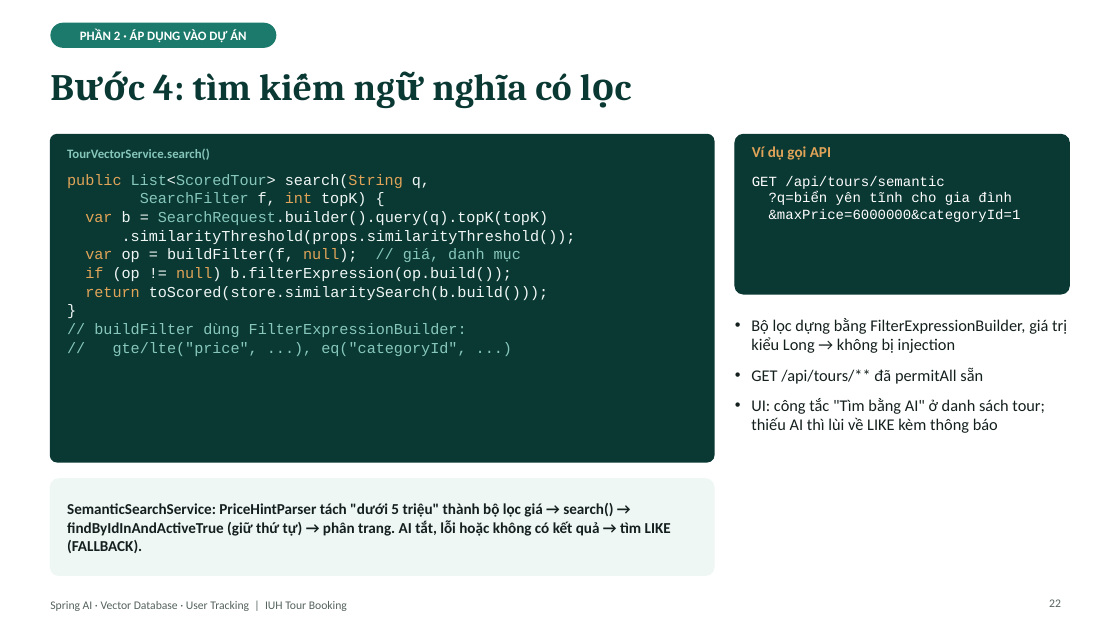
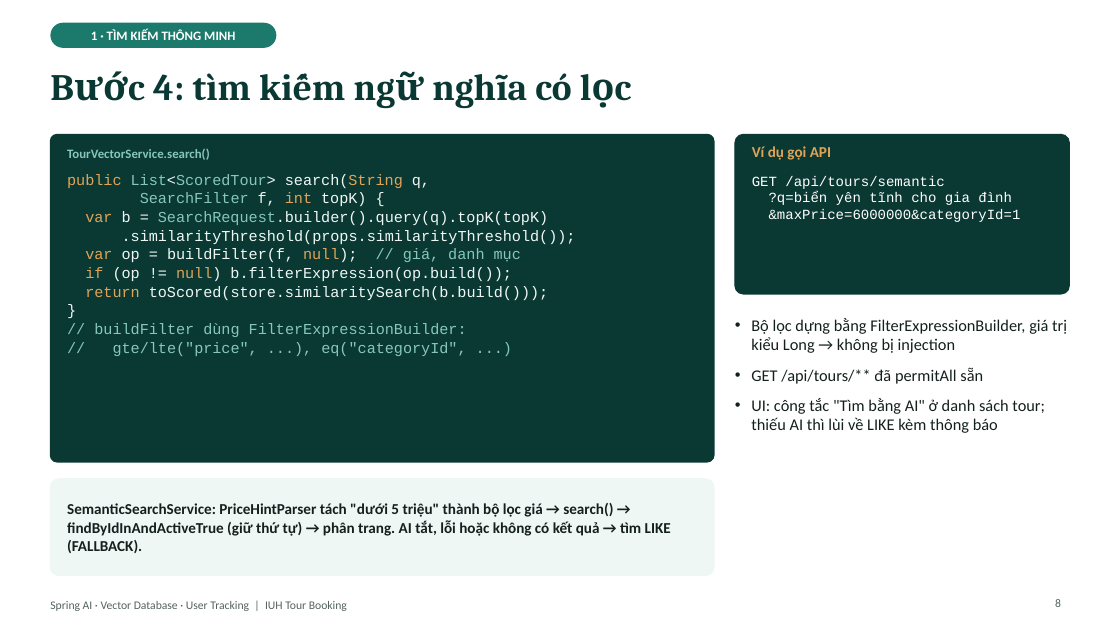
Before and after one commit to kanele05/project_www, a slide deck: slide 8 of docs/presentation/SpringAI_VectorDB_UserTracking.pptx (slide 22 before the commit). Drawn at 1120x630 pixels with LibreOffice and Linux fonts; fonts in the diff are those of the drawing. Boxes give left, top, right and bottom in pixels: in the first picture for what was removed or moved away, otherwise in the second. Text is boxed around its words. In the diff, an @@ line names an element or a change of style, - is before the commit and + after.

```diff
--- a/docs/presentation/SpringAI_VectorDB_UserTracking.pptx
+++ b/docs/presentation/SpringAI_VectorDB_UserTracking.pptx
@@ text in rounded rectangle at (91,29,235,40): text changed @@
-PHẦN 2 · ÁP DỤNG VÀO DỰ ÁN
+1 · TÌM KIẾM THÔNG MINH
@@ page number at (1055,599,1061,607): text changed @@
-22
+8
```
Also in this commit, not shown: 17 other slides changed, 15 slides removed.
